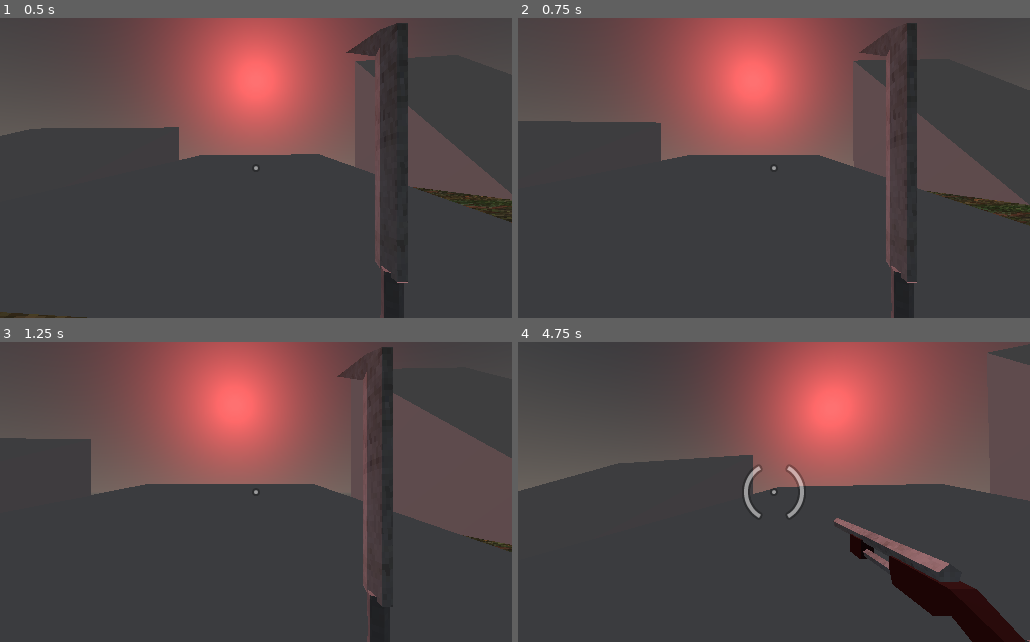
Above: before the commit, frames 1-4 (two rows, left to right).
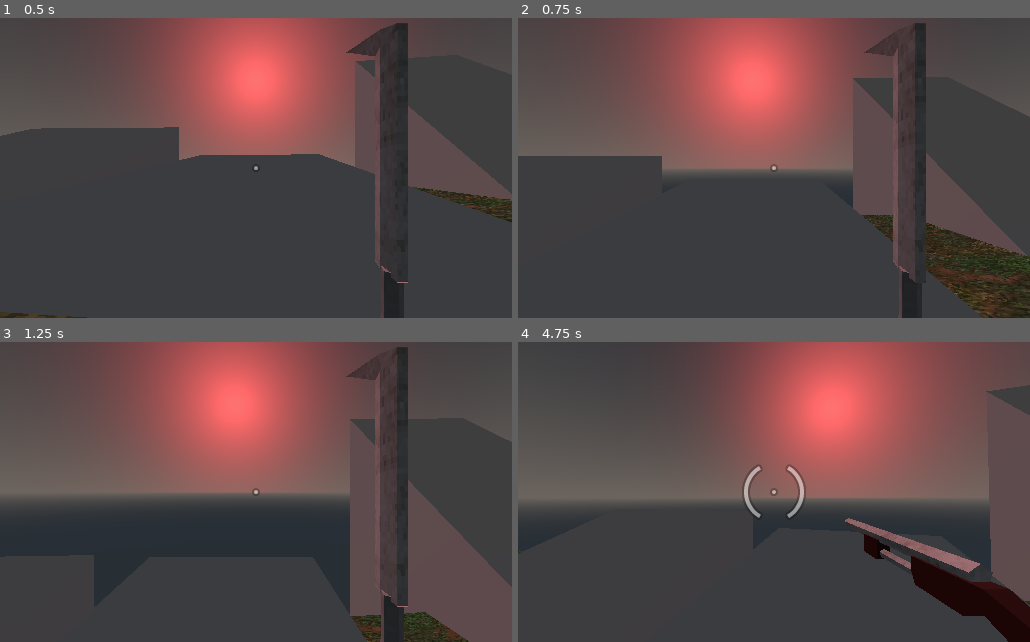
Above: after the commit, the same moments.

Repository: JesusRoberto64/Teoyotl
Game: Godot game, scene res://enviromet/ground.tscn
The game is run twice, just before and just after one commit, with the same random seed, the same clock (stepped at 60 frames per second) and the same inputs.
Inputs (mouse positions are in pixels of both pictures, inside the frame that each line leads up to):
- Up to frame 1 (0.5 s): no input
- Up to frame 2 (0.75 s): tap Enter at 0.5 s; move the mouse to (799, 168) at 0.52 s; hold W (move_forward) from 0.53 s (still down); tap Space (jump) at 0.6 s
- Up to frame 3 (1.25 s): keep holding W (move_forward); tap Space (jump) at 0.77, 1.07 s
- Up to frame 4 (4.75 s): keep holding W (move_forward); move the mouse to (748, 492) at 1.27 s; click (748, 492) at 1.35 s; tap Space (jump) at 1.52, 1.55, 1.82, 2.3, 3.02, 3.05, 3.32, 3.77, 3.8, 4.07, 4.52, 4.55 s; move the mouse to (784, 486) at 2.02 s; hold D (move_rigth) 2.03-2.78 s; move the mouse to (768, 498) at 2.77 s; tap 1 at 2.85 s; move the mouse to (809, 495) at 3.52 s; tap 2 at 3.6 s; tap R (restart) at 4.25 s; move the mouse to (733, 489) at 4.27 s; tap 3 at 4.35 s

Frame 1 is identical in both runs. In frame 2, 18% of the frame differs, in the area x 0-100%, y 1-100%; in frame 3, 24%; in frame 4, 16%.

Commit message:
fail using raycast

Diff:
--- a/characters/CharcaterMover.gd
+++ b/characters/CharcaterMover.gd
@@ -15,6 +15,9 @@
 export var ignore_rotation = false
 
 signal movement_info
+
+## sistema de normal
+var normal_raycast = Vector3.ZERO
 
 var frozen = false
 
@@ -36,28 +39,32 @@
 	var cur_move_vec = move_vec
 	if !ignore_rotation:
 		cur_move_vec = cur_move_vec.rotated(Vector3.UP,body_to_move.rotation.y)
-
+	#gravity = 60
 	velocity += move_accel * cur_move_vec - velocity * Vector3(drag,0,drag) + gravity * Vector3.DOWN *delta
 
-	var normal_floor #= body_to_move.get_floor_normal()
+	#var normal_floor = body_to_move.get_floor_normal()
 
-	velocity = body_to_move.move_and_slide_with_snap(velocity,snap_vec,Vector3.UP,true,4,1.48353)
+	#snap_vec =  normal_raycast
+
+	velocity = body_to_move.move_and_slide_with_snap(velocity,snap_vec,Vector3.UP,true)
 
 	var grounded = body_to_move.is_on_floor()
 	if grounded:
 		velocity.y = -0.01
-		snap_vec = -body_to_move.get_floor_normal() #Vector3.DOWN
+		#snap_vec = -body_to_move.get_floor_normal() #Vector3.DOWN
+		#print(body_to_move.get_floor_normal(), "kinectic")
+		#print(normal_raycast, " raycast")
 		# este e sun test de la branch
 		#gravity = 0
 		pass
 	if grounded and pressed_jump:
-		velocity = body_to_move.move_and_slide_with_snap(velocity,Vector3.ZERO,Vector3.UP,true,4,1.48353)
+		#velocity = body_to_move.move_and_slide_with_snap(velocity,Vector3.ZERO,Vector3.UP,true,4,1.48353)
 		velocity.y = jump_force
 		#snap_vec = Vector3.ZERO
-		gravity = 60
-		print("salto")
+		#gravity = 60
+		#print("salto")
 	else:
-		snap_vec = -body_to_move.get_floor_normal() #Vector3.DOWN
+		#snap_vec = -body_to_move.get_floor_normal() #Vector3.DOWN
 		pass
 	pressed_jump = false
 	emit_signal("movement_info",velocity,grounded)
@@ -68,3 +75,8 @@
 
 func Unfrozen():
 	frozen = false
+
+
+func _on_RayCast_normal_info(normal: Vector3):
+	normal_raycast = normal
+	pass # Replace with function body.
--- a/characters/Player/Player.tscn
+++ b/characters/Player/Player.tscn
@@ -20,6 +20,7 @@
 [ext_resource path="res://weapons/crosshair/crosshair066.png" type="Texture" id=18]
 [ext_resource path="res://weapons/crosshair/crosshair065.png" type="Texture" id=19]
 [ext_resource path="res://weapons/crosshair/crosshair001.png" type="Texture" id=20]
+[ext_resource path="res://characters/RayCast.gd" type="Script" id=21]
 
 [sub_resource type="CapsuleShape" id=1]
 radius = 0.5
@@ -482,7 +483,13 @@
 
 [node name="HealthMannager" type="Spatial" parent="."]
 script = ExtResource( 3 )
+
+[node name="RayCast" type="RayCast" parent="."]
+transform = Transform( 1, 0, 0, 0, 1, 0, 0, 0, 1, 0, 0.433311, 0 )
+enabled = true
+script = ExtResource( 21 )
 [connection signal="fired" from="Camera/WeaponMannager/Weapons/MachineGun" to="Camera/WeaponMannager/Weapons/MachineGun/Graphics/MuzzleFlash" method="flash"]
 [connection signal="fired" from="Camera/WeaponMannager/Weapons/Shotgun" to="Camera/WeaponMannager/Weapons/Shotgun/Graphics/MuzzleFlash" method="flash"]
 [connection signal="fired" from="Camera/WeaponMannager/Weapons/RocketLuncher" to="Camera/WeaponMannager/Weapons/RocketLuncher/Graphics/MuzzleFlash" method="flash"]
 [connection signal="movement_info" from="CharcaterMover" to="Camera/WeaponMannager" method="update_animation"]
+[connection signal="normal_info" from="RayCast" to="CharcaterMover" method="_on_RayCast_normal_info"]
--- /dev/null
+++ b/characters/RayCast.gd
@@ -0,0 +1,12 @@
+extends RayCast
+
+signal normal_info
+# Called when the node enters the scene tree for the first time.
+func _ready():
+	pass # Replace with function body.
+
+
+func _physics_process(delta):
+	#print(is_colliding())
+	emit_signal("normal_info",get_collision_normal())
+	pass
Not shown: 1 places in characters/Player/Player.tscn that only renumber resources
